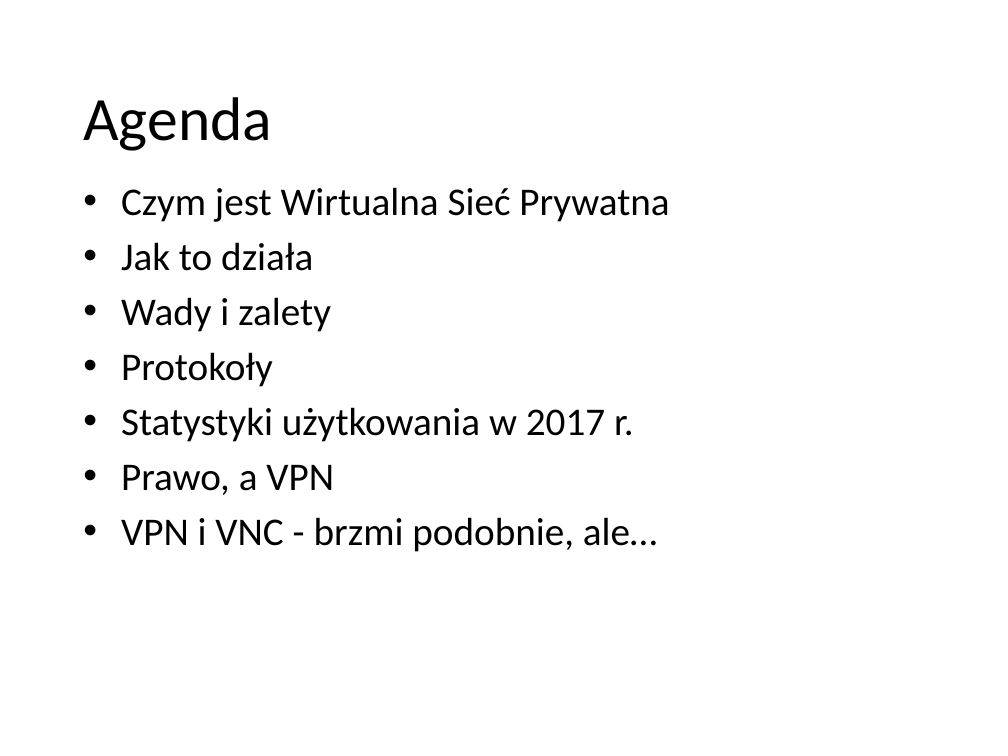
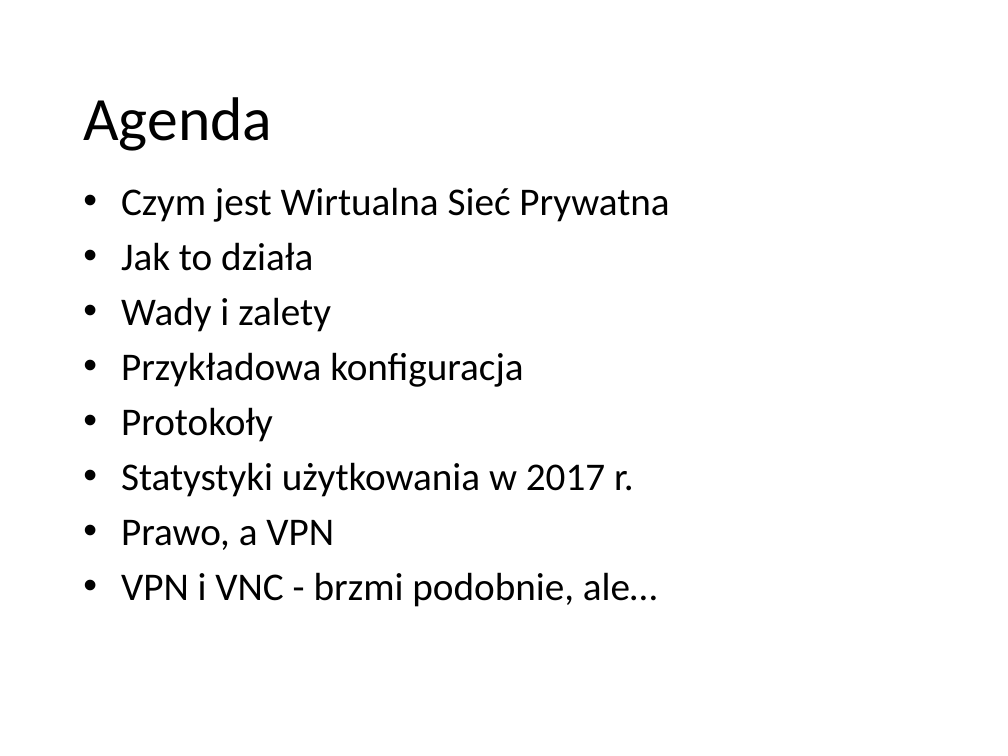
Before and after one commit to pwr227078/Reports, a slide deck: slide 2 of VPN/VPN.pptx. Drawn at 1008x756 pixels with LibreOffice and Linux fonts; fonts in the diff are those of the drawing; background and template pictures are left out. Boxes give left, top, right and bottom in pixels: in the first picture for what was removed or moved away, otherwise in the second. Text is boxed around its words. In the diff, an @@ line names an element or a change of style, - is before the commit and + after.

```diff
--- a/VPN/VPN.pptx
+++ b/VPN/VPN.pptx
@@ text at (121,352,523,387): paragraph added @@
+• Przykładowa konfiguracja
```
Also in this commit, not shown: 12 other slides changed, 2 slides added, 2 other files.
